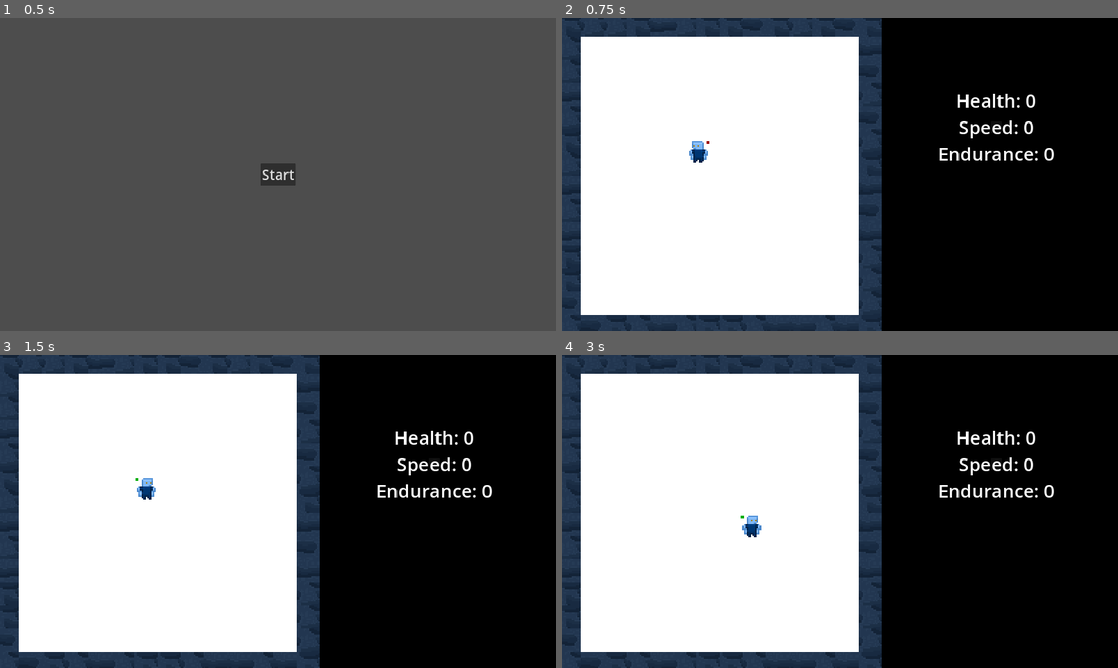
Above: before the commit, frames 1-4 (two rows, left to right).
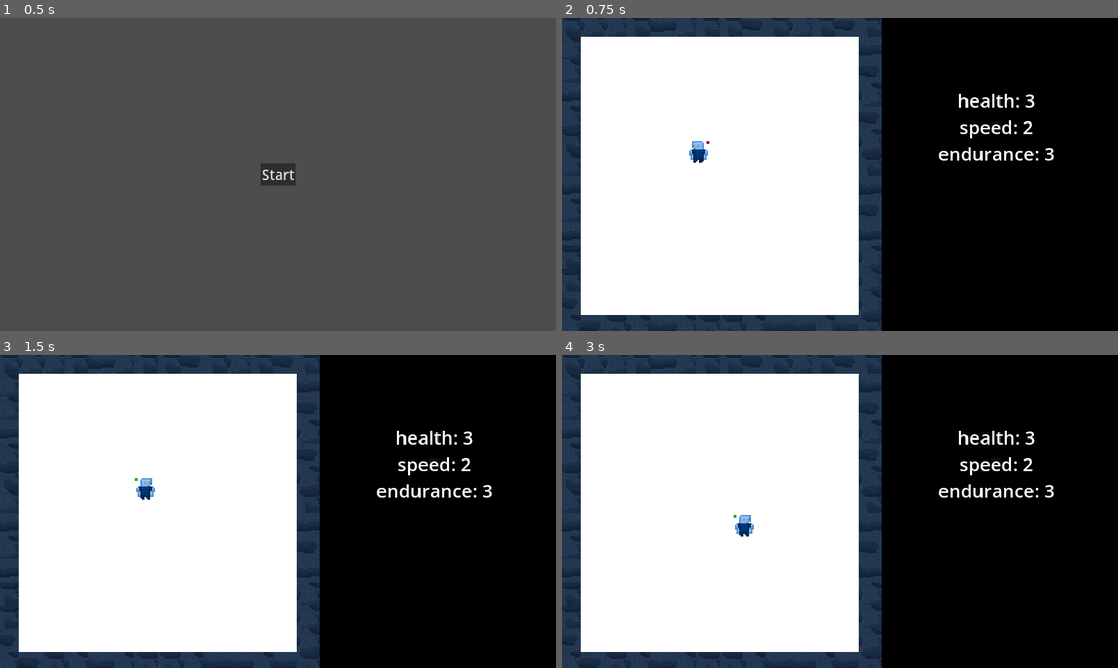
Above: after the commit, the same moments.

Repository: calvinowen27/LiveDieEscape
Game: Godot game, scene res://scenes/ui/title_screen.tscn
Two runs of this game, one before a commit and one after it. Both use one fixed random seed, a clock stepped at 60 frames per second and the inputs below.
Inputs:
- Up to frame 1 (0.5 s): no input
- Up to frame 2 (0.75 s): click "Start" at 0.5 s
- Up to frame 3 (1.5 s): tap Enter at 1.25 s; hold D (move_right) from 1.28 s (still down); hold Shift (run) from 1.28 s (still down)
- Up to frame 4 (3 s): release D (move_right) at 2.03 s; release Shift (run) at 2.03 s; hold S (move_down) 2.03-2.78 s; tap Shift (run) at 2.1 s; hold D (move_right) from 2.78 s (still down); hold Shift (run) from 2.78 s (still down)

Frame 1 is identical in both runs. In frame 2, 0.6% of the frame differs, in the area x 67-89%, y 24-46%; in frame 3, 0.7%; in frame 4, 0.9%, in the area x 30-89%, y 24-59%.

Commit message:
displaying stats, modifying to incoporate statmanager

Diff:
--- a/globals/stat_manager.gd
+++ b/globals/stat_manager.gd
@@ -33,6 +33,14 @@
 
 	return true
 
+# get value of stat to val, returns -1 if stat doesn't exist
+func get_base_stat(stat: String) -> int:
+	if stat not in _base_stats.keys():
+		print_debug("get_stat(): Stat %s doesn't exist in _base_stats" % stat)
+		return -1
+
+	return _base_stats[stat]
+
 # change stat by dval, returns false on failure, true on success
 func change_stat(stat: String, dval: int) -> bool:
 	if stat not in _stats.keys():
--- a/scenes/player/player_run.gd
+++ b/scenes/player/player_run.gd
@@ -1,7 +1,7 @@
 extends PlayerState
 
 var move_dir: Vector2
-@export var speed = 5
+@export var speed_mult = 2.5
 
 func _ready() -> void:
 	pass
@@ -17,6 +17,7 @@
 func update(delta: float) -> String:
 	move_dir = Input.get_vector("move_left", "move_right", "move_up", "move_down")
 
+	var speed = StatManager.get_base_stat("speed")
 	_rigidbody.linear_velocity = move_dir * (150 + speed * 10)
 
 	# flip sprite depending on move direction, retain last direction
--- a/scenes/ui/hud.gd
+++ b/scenes/ui/hud.gd
@@ -4,9 +4,11 @@
 	pass
 
 func _process(delta: float) -> void:
-	pass
+	update()
 
 # update all nodes in HUD
 func update() -> void:
 	$StatsLabel.text = ""
-	#for stat in StatManager.get_stats():
+	var stats = StatManager.get_stats()
+	for stat in stats:
+		$StatsLabel.text += "%s: %d\n" % [stat, stats[stat]]
--- a/scenes/ui/hud.tscn
+++ b/scenes/ui/hud.tscn
@@ -22,7 +22,4 @@
 grow_horizontal = 2
 grow_vertical = 2
 theme_override_font_sizes/font_size = 64
-text = "Health: 0
-Speed: 0
-Endurance: 0"
 horizontal_alignment = 1
